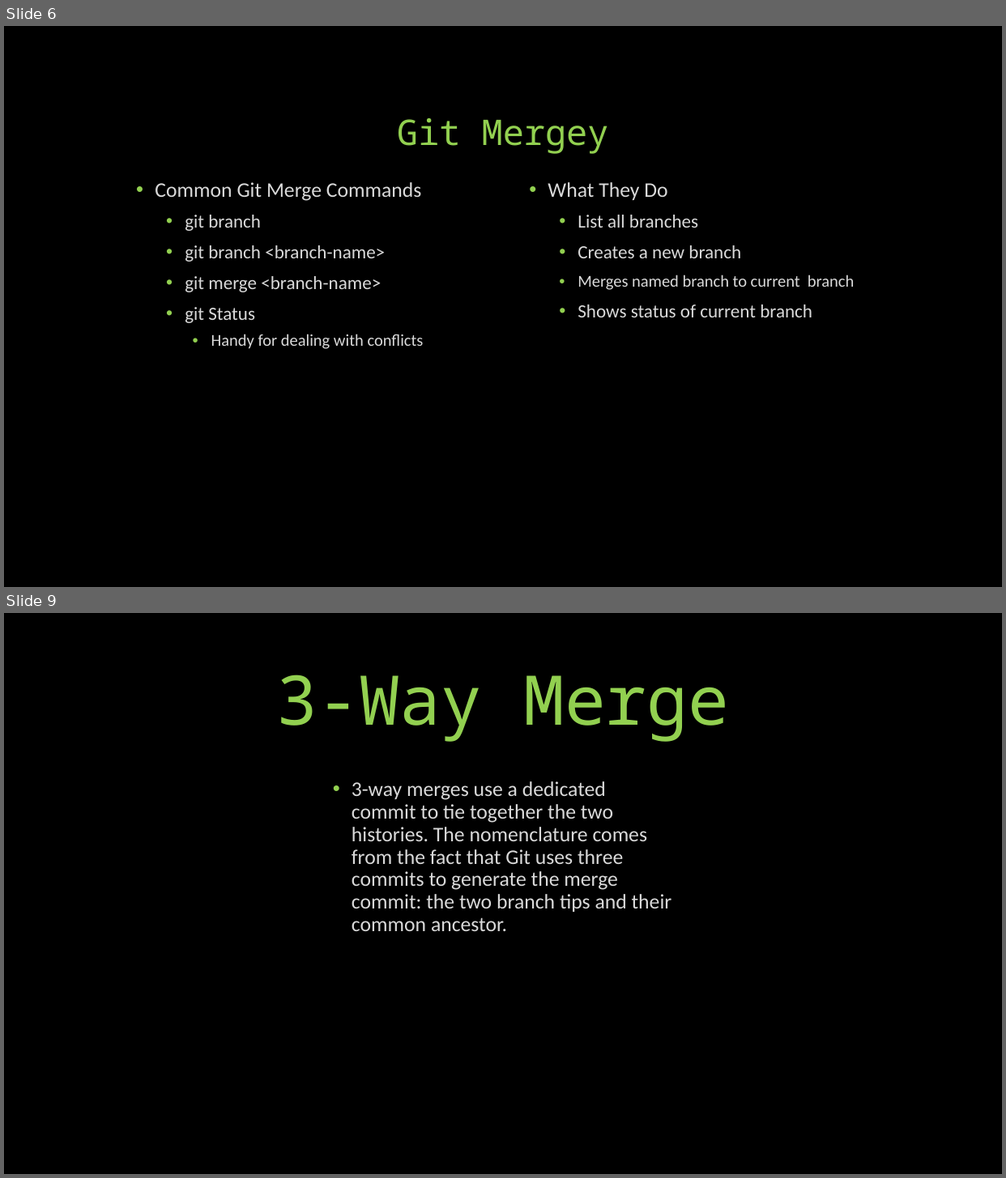
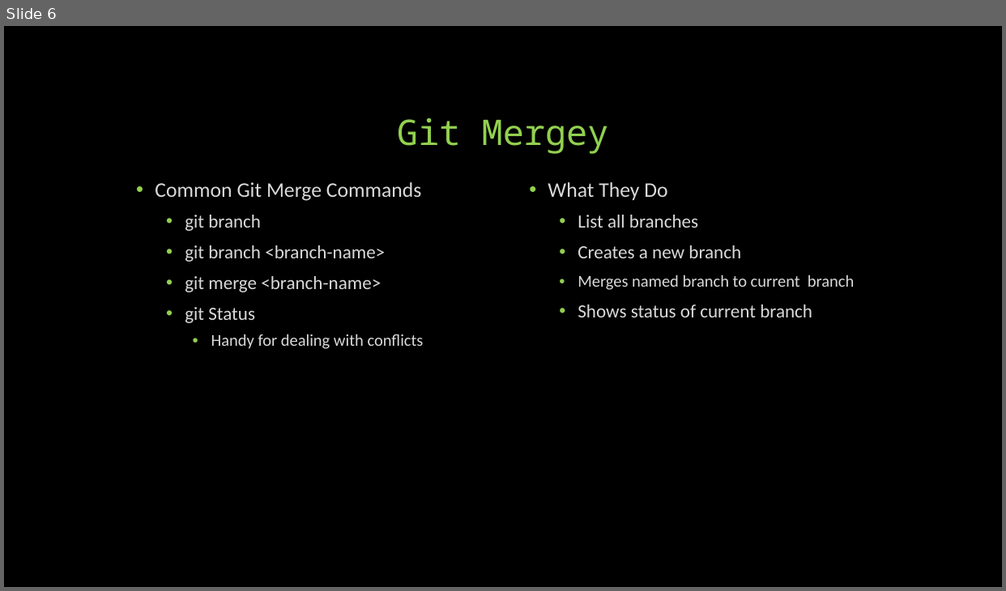
Before and after one commit to KalinBowden/BeDapperDesigns, a slide deck: GIT HUB Branching & Merging.pptx. Shown one above the other, each under a label of ours: slides 6 and 9 before the commit, slide 6 after it; the slides between them are not shown. The pictures are 1006x1178 and 1006x591 pixels, drawn with LibreOffice and Linux fonts; fonts in the diff are those of the drawing. Boxes give left, top, right and bottom in pixels: in the first picture for what was removed or moved away, otherwise in the second. Text is boxed around its words. In the diff, an @@ line names an element or a change of style, - is before the commit and + after.

```diff
--- a/GIT HUB Branching & Merging.pptx
+++ b/GIT HUB Branching & Merging.pptx
@@ slide 9 removed at [4, 613, 1002, 1174], background #000000 @@
@@ title removed at [276, 675, 729, 742] @@
-3-Way Merge
@@ text removed at [351, 781, 672, 931] @@
-• 3-way merges use a dedicated commit to tie together the two histories. The nomenclature comes from the fact that Git uses three commits to generate the merge commit: the two branch tips and their common ancestor.
```
Also in this commit, not shown: 2 slides changed, 3 other slides removed.
